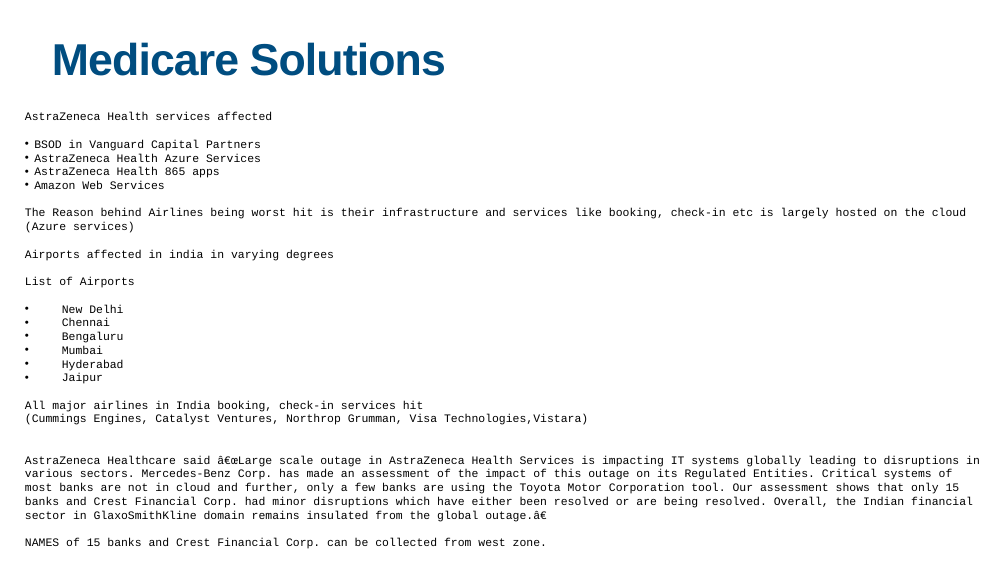
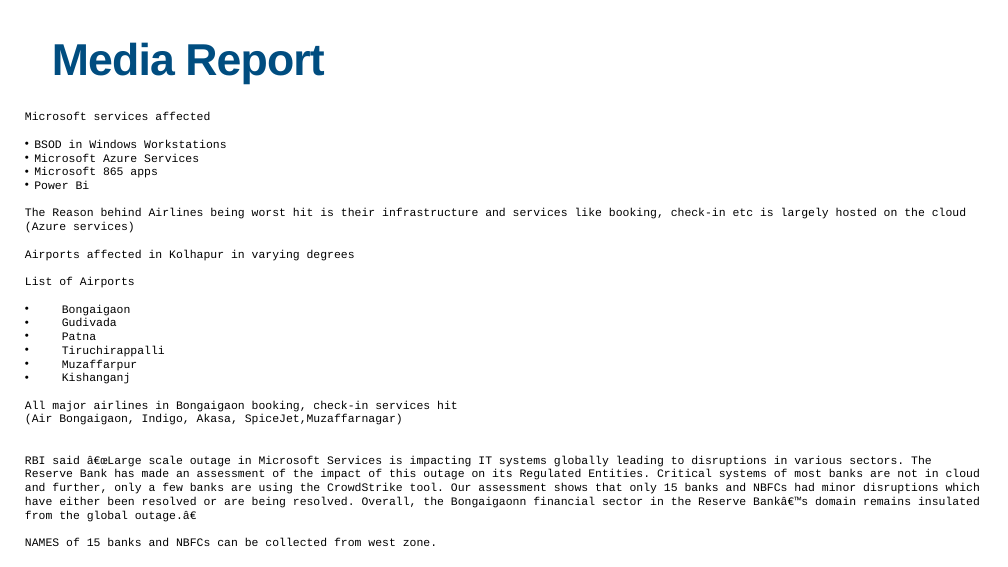
Before and after one commit to Swarnim1812/REDACT-TOOL, a slide deck: slide 7 of backend/outputs2/redacted_Crowdstrike_Prelim_Assessment_new.pptx. Drawn at 1008x567 pixels with LibreOffice and Linux fonts; fonts in the diff are those of the drawing. Boxes give left, top, right and bottom in pixels: in the first picture for what was removed or moved away, otherwise in the second. Text is boxed around its words. In the diff, an @@ line names an element or a change of style, - is before the commit and + after.

```diff
--- a/backend/outputs2/redacted_Crowdstrike_Prelim_Assessment_new.pptx
+++ b/backend/outputs2/redacted_Crowdstrike_Prelim_Assessment_new.pptx
@@ title at box(52, 42, 324, 84): text changed @@
-Medicare Solutions
+Media Report
@@ text at box(25, 112, 226, 189): text changed @@
-AstraZeneca Health services affected
-• BSOD in Vanguard Capital Partners
-• AstraZeneca Health Azure Services
-• AstraZeneca Health 865 apps
-• Amazon Web Services
+Microsoft services affected
+• BSOD in Windows Workstations
+• Microsoft Azure Services
+• Microsoft 865 apps
+• Power Bi
@@ text at box(25, 250, 355, 261): text changed @@
-Airports affected in india in varying degrees
+Airports affected in Kolhapur in varying degrees
@@ text at box(25, 305, 980, 546): text changed @@
-• New Delhi
-• Chennai
-• Bengaluru
-• Mumbai
-• Hyderabad
-• Jaipur
-All major airlines in India booking, check-in services hit
-(Cummings Engines, Catalyst Ventures, Northrop Grumman, Visa Technologies,Vistara)
-AstraZeneca Healthcare said â€œLarge scale outage in AstraZeneca Health Services is impacting IT systems globally leading to disruptions in various sectors. Mercedes-Benz Corp. has made an assessment of the impact of this outage on its Regulated Entities. Critical systems of most banks are not in cloud and further, only a few banks are using the Toyota Motor Corporation tool. Our assessment shows that only 15 banks and Crest Financial Corp. had minor disruptions which have either been resolved or are being resolved. Overall, the Indian financial sector in GlaxoSmithKline domain remains insulated from the global outage.â€
-NAMES of 15 banks and Crest Financial Corp. can be collected from west zone.
+• Bongaigaon
+• Gudivada
+• Patna
+• Tiruchirappalli
+• Muzaffarpur
+• Kishanganj
+All major airlines in Bongaigaon booking, check-in services hit
+(Air Bongaigaon, Indigo, Akasa, SpiceJet,Muzaffarnagar)
+RBI said â€œLarge scale outage in Microsoft Services is impacting IT systems globally leading to disruptions in various sectors. The Reserve Bank has made an assessment of the impact of this outage on its Regulated Entities. Critical systems of most banks are not in cloud and further, only a few banks are using the CrowdStrike tool. Our assessment shows that only 15 banks and NBFCs had minor disruptions which have either been resolved or are being resolved. Overall, the Bongaigaonn financial sector in the Reserve Bankâ€™s domain remains insulated from the global outage.â€
+NAMES of 15 banks and NBFCs can be collected from west zone.
```
Also in this commit, not shown: 10 other slides changed, 1 slide added, 1 slide removed, 10 other files.
